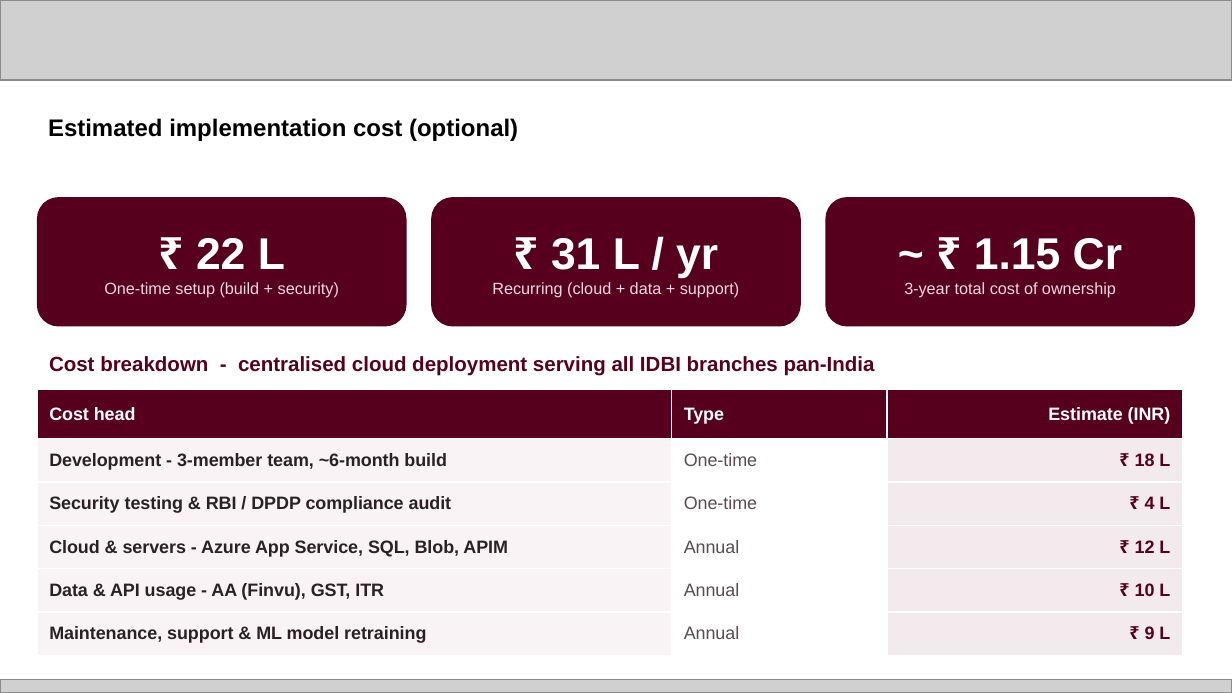
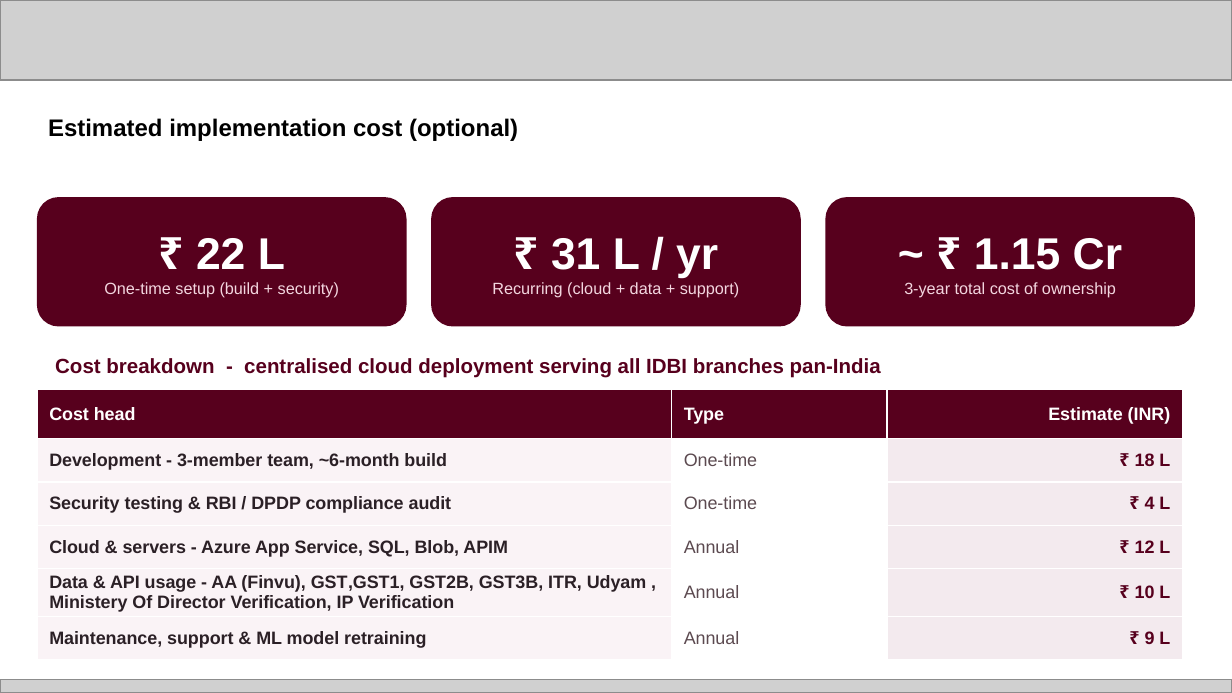
Before and after one commit to abhinavmukwane/FinRiskLensAI, a slide deck: slide 10 of Doc/Prototype Submission Deck _ IDBI Innovate.pptx. Drawn at 1232x693 pixels with LibreOffice and Linux fonts; fonts in the diff are those of the drawing; grey boxes stand for pictures. Boxes give left, top, right and bottom in pixels: in the first picture for what was removed or moved away, otherwise in the second. Text is boxed around its words. In the diff, an @@ line names an element or a change of style, - is before the commit and + after.

```diff
--- a/Doc/Prototype Submission Deck _ IDBI Innovate.pptx
+++ b/Doc/Prototype Submission Deck _ IDBI Innovate.pptx
@@ text "Cost breakdown - centralised cloud ...": place and size @@
-text "Cost breakdown - centralised cloud ..." at (49, 356, 875, 376)
+text "Cost breakdown - centralised cloud ..." at (55, 358, 881, 378)
@@ table at (37, 389, 1183, 660) @@
-row 5, column 1: Data & API usage - AA (Finvu), GST, ITR
+row 5, column 1: Data & API usage - AA (Finvu), GST,GST1, GST2B, GST3B, ITR, Udyam , Ministery Of Director Verification, IP Verification
```
Also in this commit, not shown: 3 other slides changed.
